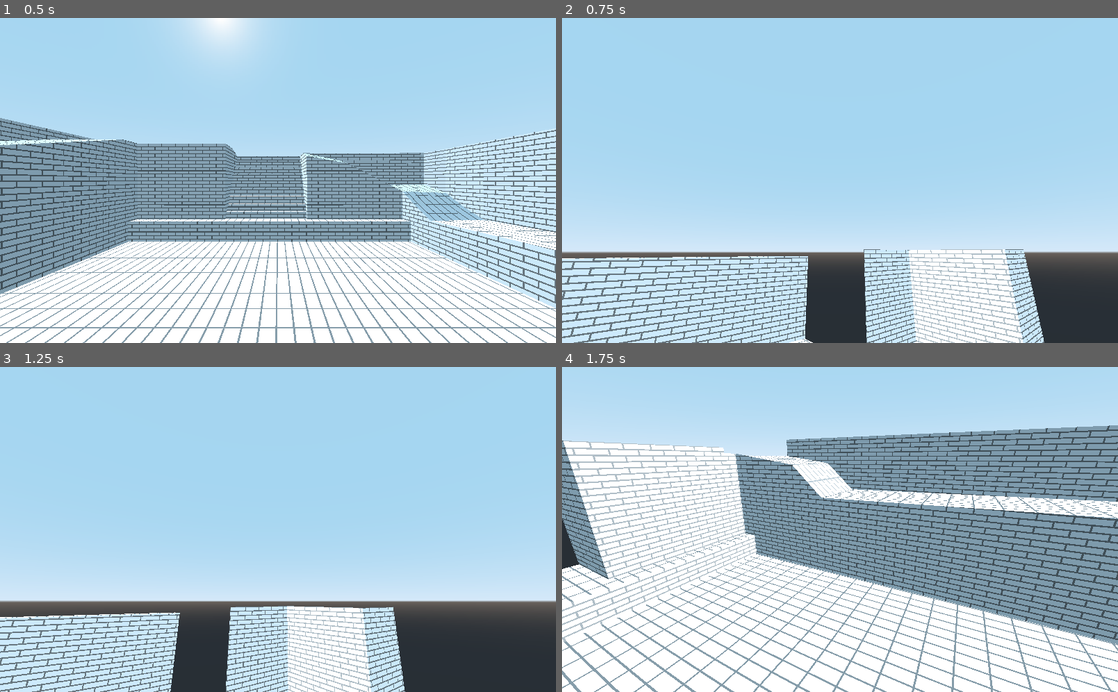
Above: before the commit, frames 1-4 (two rows, left to right).
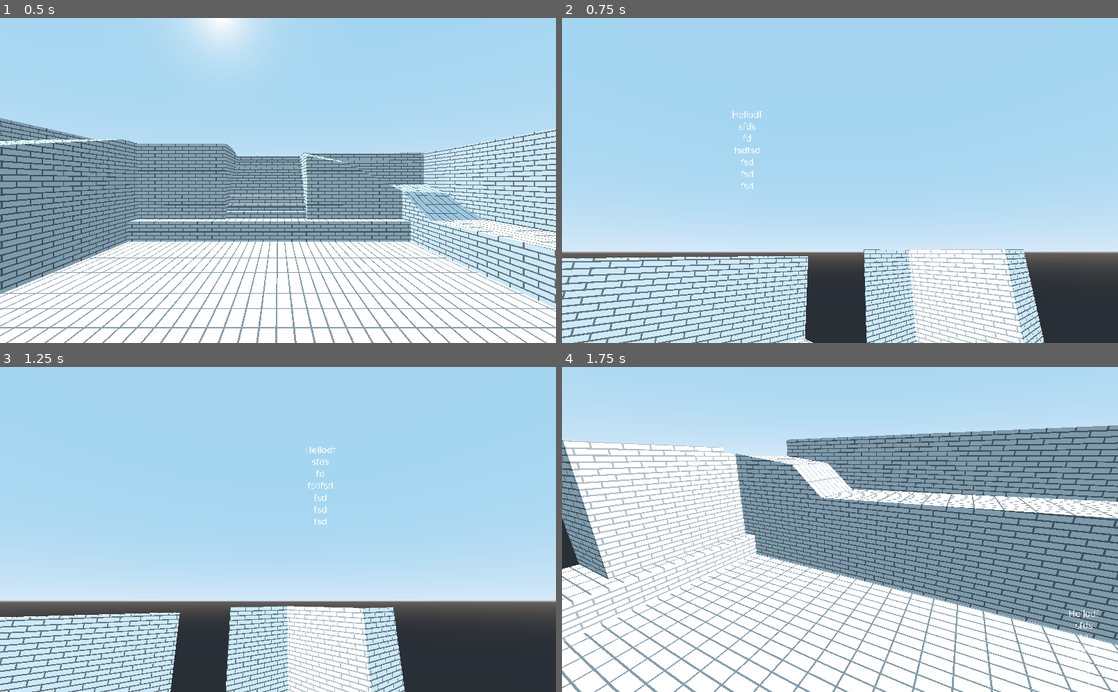
Above: after the commit, the same moments.

Repository: lewark/indus
Game: Godot game, scene res://Main2.tscn
The game is run twice, just before and just after one commit, with the same random seed, the same clock (stepped at 60 frames per second) and the same inputs.
Inputs (mouse positions are in pixels of both pictures, inside the frame that each line leads up to):
- Up to frame 1 (0.5 s): no input
- Up to frame 2 (0.75 s): tap Enter (ui_accept) at 0.5 s; move the mouse to (962, 164) at 0.52 s; hold Right (ui_right) from 0.53 s (still down); click (962, 164) at 0.67 s
- Up to frame 3 (1.25 s): keep holding Right (ui_right); tap Enter (ui_accept) at 0.77 s
- Up to frame 4 (1.75 s): move the mouse to (728, 545) at 1.27 s; release Right (ui_right) at 1.28 s; hold Down (ui_down) from 1.28 s (still down); tap Enter (ui_accept) at 1.52 s

Frame 1 is identical in both runs. In frame 2, 0.2% of the frame differs, in the area x 30-36%, y 28-53%; in frame 3, 0.2%, in the area x 55-61%, y 24-49%; in frame 4, less than 0.1%.

Commit message:
Implement 3D labels

Diff:
--- /dev/null
+++ b/indus/Label3D.gd
@@ -0,0 +1,26 @@
+extends Spatial
+
+
+# Declare member variables here. Examples:
+# var a = 2
+# var b = "text"
+
+var offset = 0
+
+var hidden = false
+
+export (String, MULTILINE) var text = "Hello"
+
+# Called when the node enters the scene tree for the first time.
+func _ready():
+	$Label.text = text
+
+
+# Called every frame. 'delta' is the elapsed time since the previous frame.
+func _process(delta):
+	var pos = $"../../Player/Camera".unproject_position(transform.origin)
+	$Label.update()
+	$Label.margin_left = pos.x
+	$Label.margin_top = pos.y #$Marker2D.margin_bottom
+
+	print($Label.rect_size.x)
--- /dev/null
+++ b/indus/Label3D.tscn
@@ -0,0 +1,19 @@
+[gd_scene load_steps=3 format=2]
+
+[ext_resource path="res://Label3D.gd" type="Script" id=1]
+[ext_resource path="res://Theme.tres" type="Theme" id=3]
+
+[node name="Label3D" type="Spatial"]
+script = ExtResource( 1 )
+
+[node name="Label" type="Label" parent="."]
+margin_right = 32.0
+margin_bottom = 19.0
+size_flags_vertical = 5
+theme = ExtResource( 3 )
+text = "Test"
+align = 1
+valign = 1
+__meta__ = {
+"_edit_use_anchors_": false
+}
--- a/indus/Main2.tscn
+++ b/indus/Main2.tscn
@@ -1,7 +1,8 @@
-[gd_scene load_steps=5 format=2]
+[gd_scene load_steps=6 format=2]
 
 [ext_resource path="res://GreatBath.tscn" type="PackedScene" id=1]
 [ext_resource path="res://Player.tscn" type="PackedScene" id=2]
+[ext_resource path="res://Label3D.tscn" type="PackedScene" id=3]
 
 [sub_resource type="ProceduralSky" id=2]
 sun_longitude = -13.72
@@ -23,3 +24,16 @@
 transform = Transform( 0.584817, -0.757944, -0.288981, -0.649488, -0.650958, 0.392961, -0.485957, -0.0421205, -0.872967, 0, 9.41054, 0 )
 
 [node name="Player" parent="." instance=ExtResource( 2 )]
+
+[node name="Spatial" type="Spatial" parent="."]
+
+[node name="Label3D" parent="Spatial" instance=ExtResource( 3 )]
+transform = Transform( 1, 0, 0, 0, 1, 0, 0, 0, 1, -2.8575, 0, 0 )
+text = "Hellodf
+sfds
+fd
+fsdfsd
+fsd
+fsd
+fsd
+"
